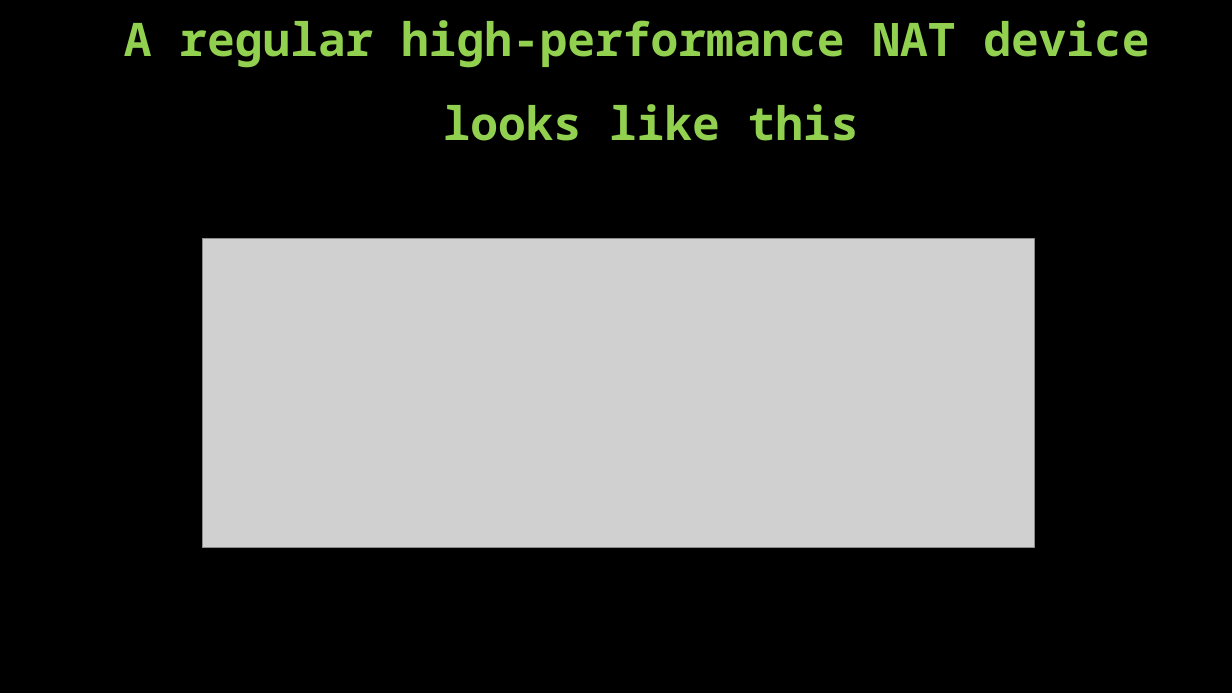
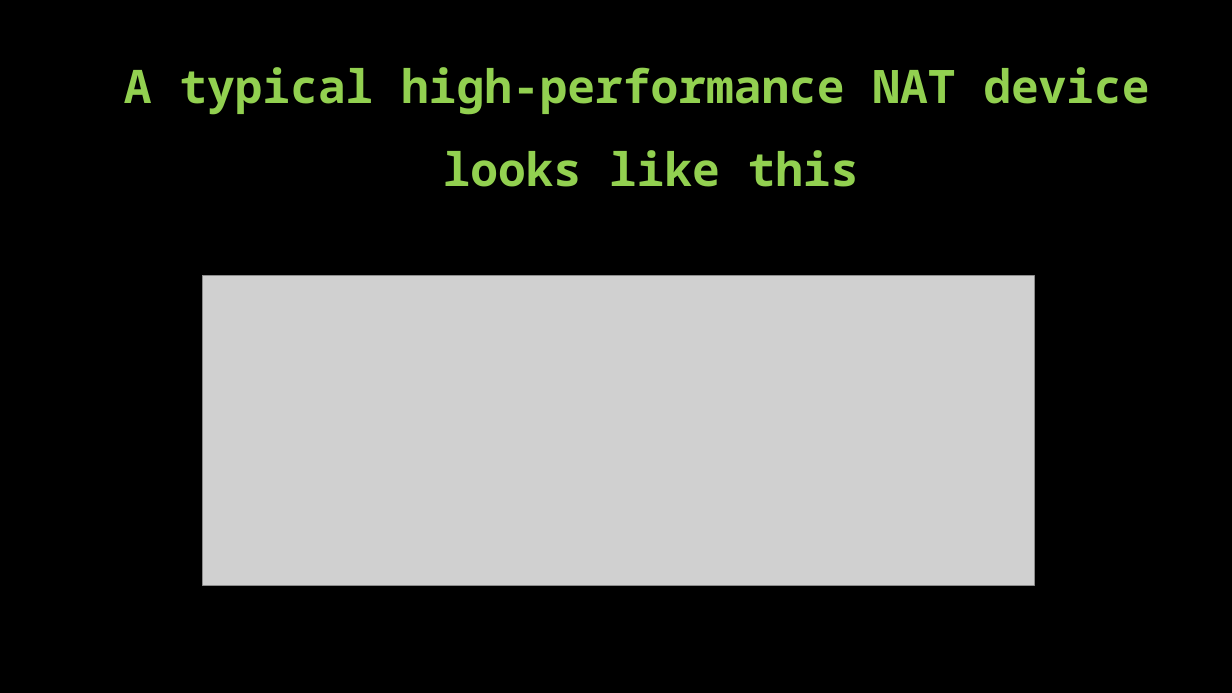
Before and after one commit to denis-plotnikov/nat_results, a slide deck: slide 3 of Network Address Translator presentation.pptx. Drawn at 1232x693 pixels with LibreOffice and Linux fonts; fonts in the diff are those of the drawing; grey boxes stand for pictures. Boxes give left, top, right and bottom in pixels: in the first picture for what was removed or moved away, otherwise in the second. Text is boxed around its words. In the diff, an @@ line names an element or a change of style, - is before the commit and + after.

```diff
--- a/Network Address Translator presentation.pptx
+++ b/Network Address Translator presentation.pptx
@@ title at (124,67,1149,187): text changed @@
-A regular high-performance NAT device
-looks like this
+A typical high-performance NAT device
+looks like this
@@ picture: place and size @@
-picture at (202,238,1034,548)
+picture at (202,276,1034,586)
```
Also in this commit, not shown: 10 other slides changed, 2 other files.
